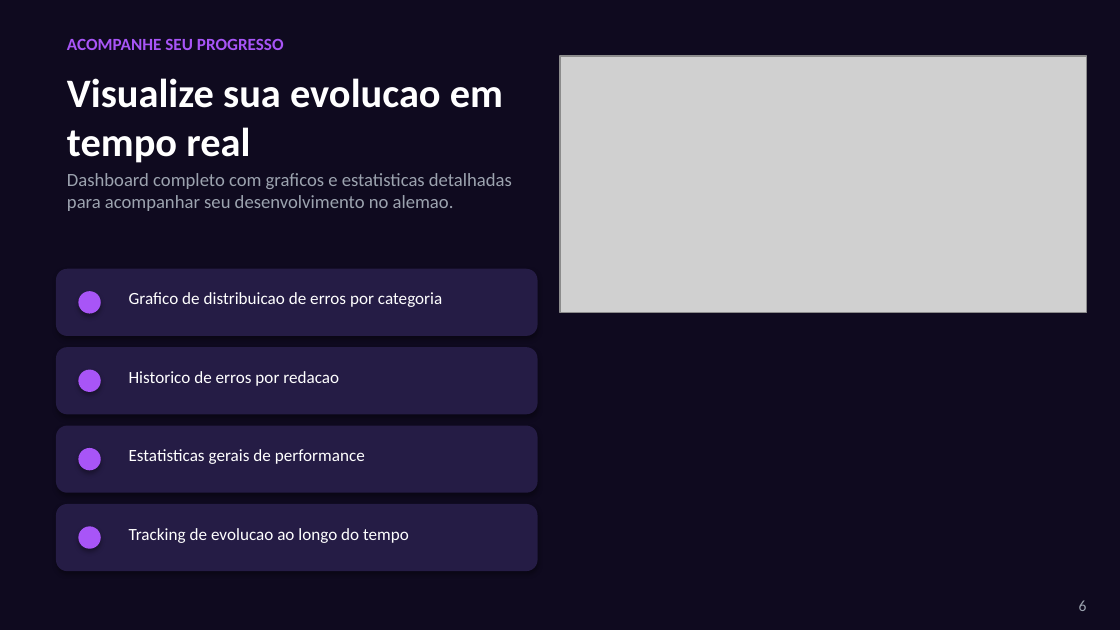
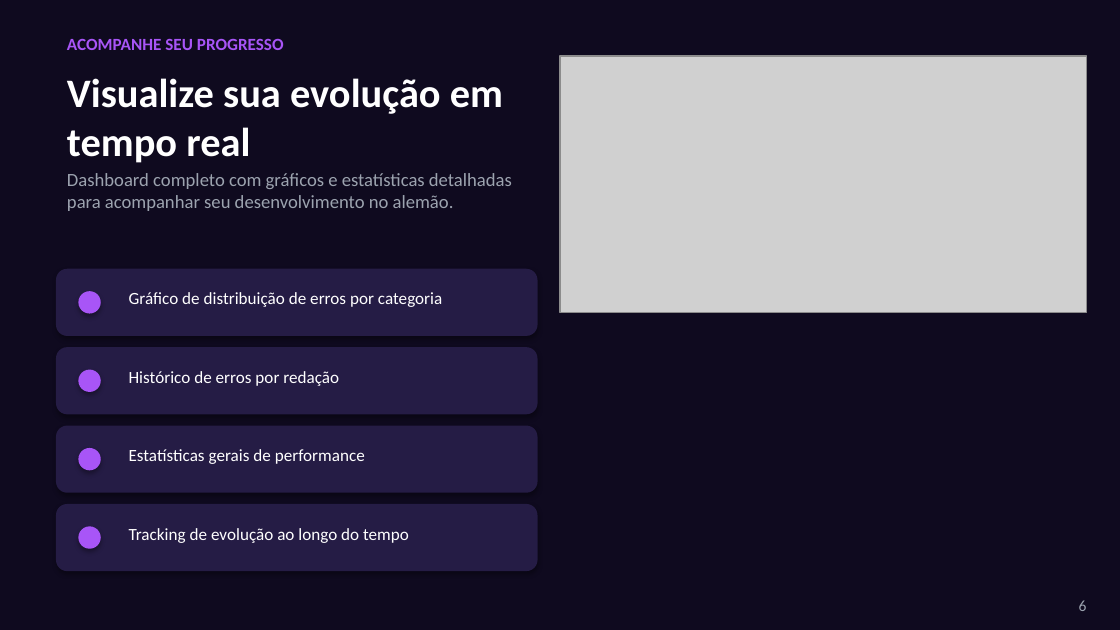
Before and after one commit to ImmoNeural/Correctmemycleverbot, a slide deck: slide 6 of CorrectMe_Apresentacao.pptx. Drawn at 1120x630 pixels with LibreOffice and Linux fonts; fonts in the diff are those of the drawing; grey boxes stand for pictures. Boxes give left, top, right and bottom in pixels: in the first picture for what was removed or moved away, otherwise in the second. Text is boxed around its words. In the diff, an @@ line names an element or a change of style, - is before the commit and + after.

```diff
--- a/CorrectMe_Apresentacao.pptx
+++ b/CorrectMe_Apresentacao.pptx
@@ text at [67, 78, 503, 163]: text changed @@
-Visualize sua evolucao em tempo real
+Visualize sua evolução em tempo real
@@ text at [67, 173, 512, 211]: text changed @@
-Dashboard completo com graficos e estatisticas detalhadas para acompanhar seu desenvolvimento no alemao.
+Dashboard completo com gráficos e estatísticas detalhadas para acompanhar seu desenvolvimento no alemão.
@@ text at [129, 292, 442, 307]: text changed @@
-Grafico de distribuicao de erros por categoria
+Gráfico de distribuição de erros por categoria
@@ text at [129, 371, 339, 386]: text changed @@
-Historico de erros por redacao
+Histórico de erros por redação
@@ text at [129, 528, 409, 543]: text changed @@
-Tracking de evolucao ao longo do tempo
+Tracking de evolução ao longo do tempo
```
Also in this commit, not shown: 14 other slides changed, 1 other file.
